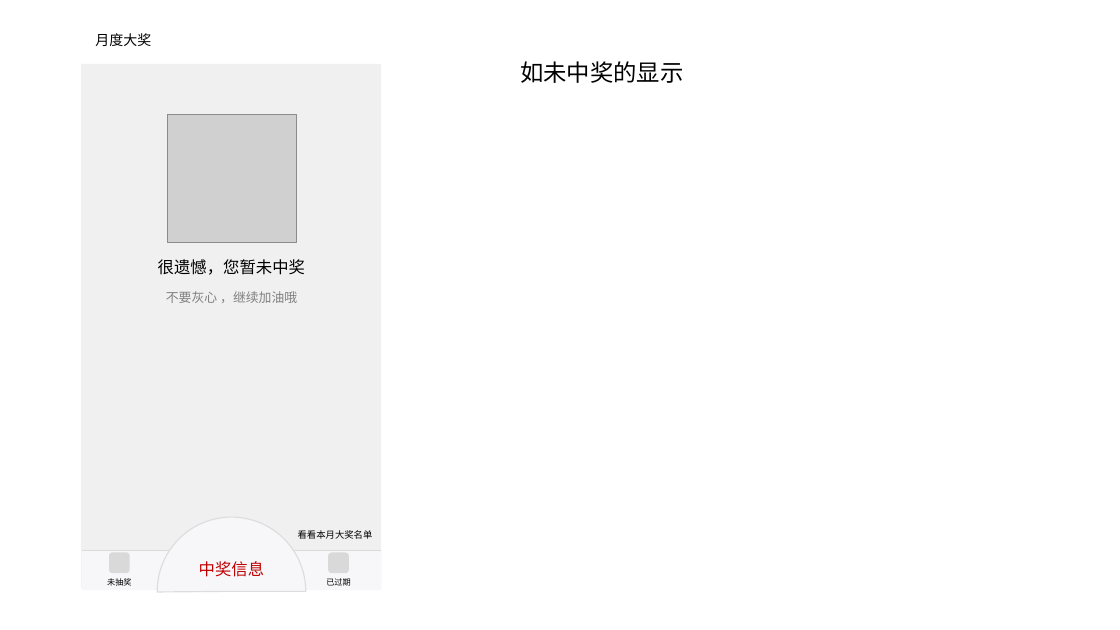
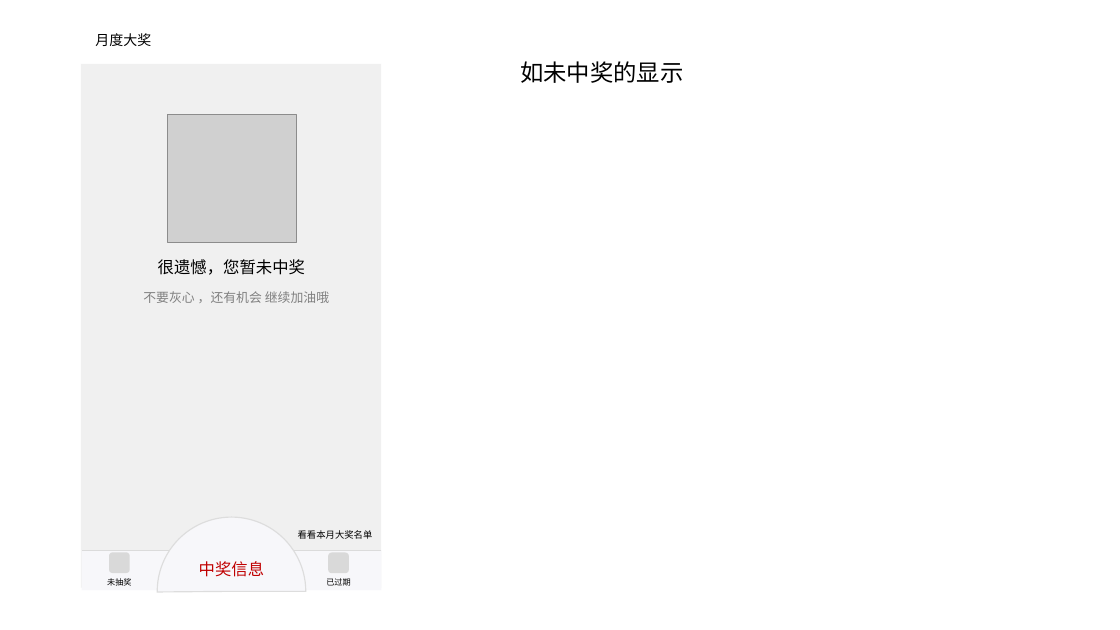
Before and after one commit to nixiaobing/kindpetro, a slide deck: slide 2 of product/冠德石油+/月度抽奖/抽奖中心原型-nxb-20180207.pptx. Drawn at 1120x630 pixels with LibreOffice and Linux fonts; fonts in the diff are those of the drawing; grey boxes stand for pictures; background and template pictures are left out. Boxes give left, top, right and bottom in pixels: in the first picture for what was removed or moved away, otherwise in the second. Text is boxed around its words. In the diff, an @@ line names an element or a change of style, - is before the commit and + after.

```diff
--- a/product/冠德石油+/月度抽奖/抽奖中心原型-nxb-20180207.pptx
+++ b/product/冠德石油+/月度抽奖/抽奖中心原型-nxb-20180207.pptx
@@ text at (x1=143, y1=291, x2=329, y2=303): text changed @@
-不要灰心 ，继续加油哦
+不要灰心 ，还有机会 继续加油哦
```
Also in this commit, not shown: 2 other files.
